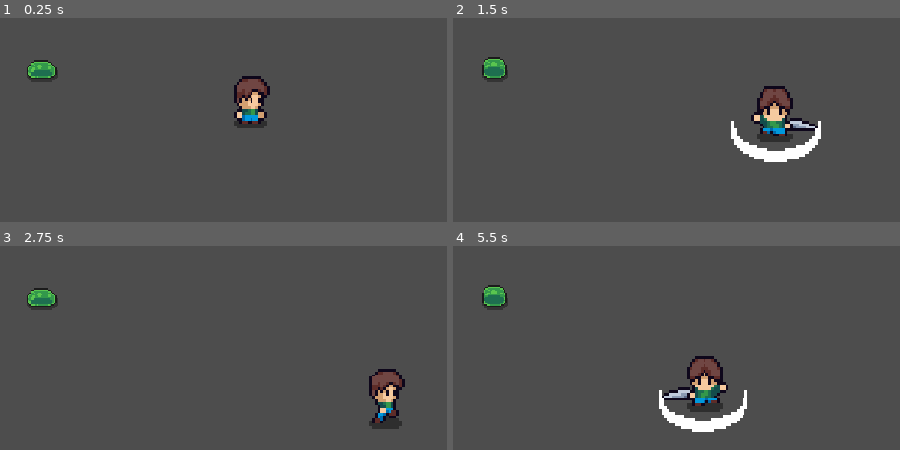
Above: before the commit, frames 1-4 (two rows, left to right).
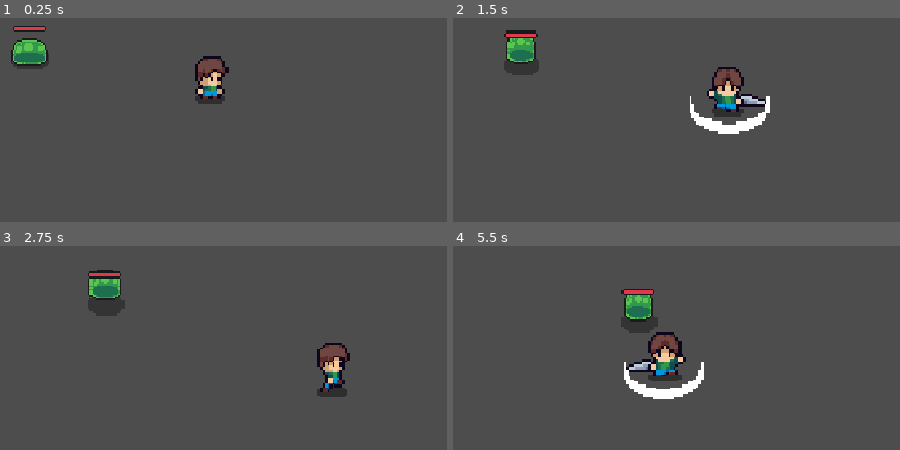
Above: after the commit, the same moments.

Repository: StupidCoders67/TopDownGameInGodot
Game: Godot game, scene res://Scenes/main.tscn
Same seed, same stepped clock (60 frames per second), same inputs: the game is played once before the commit and once after it.
Inputs (mouse positions are in pixels of both pictures, inside the frame that each line leads up to):
- Up to frame 1 (0.25 s): no input
- Up to frame 2 (1.5 s): tap Enter at 0.5 s; move the mouse to (882, 85) at 0.52 s; hold D (Right) 0.53-1.28 s; tap Space (attack) at 0.6, 1.35 s; click (882, 85) at 0.67 s; move the mouse to (542, 130) at 1.27 s; hold S (Down) from 1.28 s (still down)
- Up to frame 3 (2.75 s): move the mouse to (outside the picture) at 2.02 s; release S (Down) at 2.03 s; hold D (Right) from 2.03 s (still down); tap Alt at 2.1 s; tap Space (attack) at 2.3 s
- Up to frame 4 (5.5 s): move the mouse to (663, 425) at 2.77 s; release D (Right) at 2.78 s; hold W (Up) 2.78-3.53 s; tap Shift at 2.85 s; click (663, 425) at 2.92 s; tap Space (attack) at 3.05, 3.6, 4.35, 5.3 s; move the mouse to (outside the picture) at 3.52 s; hold A (Left) 3.53-5.03 s; move the mouse to (461, 268) at 4.27 s; move the mouse to (743, 335) at 5.02 s; hold S (Down) from 5.03 s (still down); tap Alt at 5.1 s; click (743, 335) at 5.17 s

The runs differ from the first frame. In frame 1, 4.9% of the frame differs, in the area x 2-61%, y 3-54%; in frame 2, 8.0%, in the area x 6-83%, y 5-71%; in frame 3, 5.5%; in frame 4, 7.9%.

Commit message:
enemy ai and enemy health bar

Diff:
--- /dev/null
+++ b/rpg/Scenes/Levels/level_1.tscn
@@ -0,0 +1,122 @@
+[gd_scene format=3 uid="uid://6vwnfld3rws2"]
+
+[ext_resource type="Texture2D" uid="uid://bq6iy8pli0ecu" path="res://Assets/Tiles/Path_Tile.png" id="1_jv26f"]
+[ext_resource type="Texture2D" uid="uid://dx023qxh6qtkn" path="res://Assets/Tiles/Grass_Middle.png" id="2_rb0md"]
+[ext_resource type="Texture2D" uid="uid://gvhiltxbeevp" path="res://Assets/Tiles/Cliff_Tile.png" id="3_u5ghp"]
+[ext_resource type="Texture2D" uid="uid://bdk3dqmksd0kf" path="res://Assets/Tiles/Water_Tile.png" id="4_hwvp3"]
+[ext_resource type="Texture2D" uid="uid://cbmrw0rg7e4t8" path="res://Assets/Tiles/Beach_Tile.png" id="5_afv7b"]
+[ext_resource type="Texture2D" uid="uid://crlrmcijdxbhw" path="res://Assets/Tiles/FarmLand_Tile.png" id="6_7r2dd"]
+[ext_resource type="Texture2D" uid="uid://ce2y2bgceiax1" path="res://Assets/Tiles/Path_Middle.png" id="7_k2mw1"]
+[ext_resource type="Texture2D" uid="uid://ubefpssw54ei" path="res://Assets/Tiles/Water_Middle.png" id="8_tjl6l"]
+
+[sub_resource type="TileSetAtlasSource" id="TileSetAtlasSource_s8n6i"]
+texture = ExtResource("1_jv26f")
+0:0/0 = 0
+1:0/0 = 0
+2:0/0 = 0
+0:1/0 = 0
+1:1/0 = 0
+2:1/0 = 0
+0:2/0 = 0
+1:2/0 = 0
+2:2/0 = 0
+0:3/0 = 0
+1:3/0 = 0
+0:4/0 = 0
+1:4/0 = 0
+0:5/0 = 0
+1:5/0 = 0
+2:5/0 = 0
+
+[sub_resource type="TileSetAtlasSource" id="TileSetAtlasSource_u3cef"]
+texture = ExtResource("2_rb0md")
+0:0/0 = 0
+
+[sub_resource type="TileSetAtlasSource" id="TileSetAtlasSource_afonl"]
+texture = ExtResource("3_u5ghp")
+0:0/0 = 0
+1:0/0 = 0
+2:0/0 = 0
+0:1/0 = 0
+1:1/0 = 0
+2:1/0 = 0
+0:2/0 = 0
+1:2/0 = 0
+2:2/0 = 0
+0:3/0 = 0
+1:3/0 = 0
+0:4/0 = 0
+1:4/0 = 0
+0:5/0 = 0
+1:5/0 = 0
+2:5/0 = 0
+
+[sub_resource type="TileSetAtlasSource" id="TileSetAtlasSource_muq71"]
+texture = ExtResource("4_hwvp3")
+0:0/0 = 0
+1:0/0 = 0
+2:0/0 = 0
+0:1/0 = 0
+1:1/0 = 0
+2:1/0 = 0
+0:2/0 = 0
+1:2/0 = 0
+2:2/0 = 0
+0:3/0 = 0
+1:3/0 = 0
+0:4/0 = 0
+1:4/0 = 0
+0:5/0 = 0
+1:5/0 = 0
+2:5/0 = 0
+
+[sub_resource type="TileSetAtlasSource" id="TileSetAtlasSource_7r1gl"]
+texture = ExtResource("5_afv7b")
+0:0/0 = 0
+1:0/0 = 0
+2:0/0 = 0
+3:0/0 = 0
+4:0/0 = 0
+0:1/0 = 0
+1:1/0 = 0
+2:1/0 = 0
+3:1/0 = 0
+4:1/0 = 0
+0:2/0 = 0
+1:2/0 = 0
+2:2/0 = 0
+
+[sub_resource type="TileSetAtlasSource" id="TileSetAtlasSource_5o85l"]
+texture = ExtResource("6_7r2dd")
+0:0/0 = 0
+1:0/0 = 0
+2:0/0 = 0
+0:1/0 = 0
+1:1/0 = 0
+2:1/0 = 0
+0:2/0 = 0
+1:2/0 = 0
+2:2/0 = 0
+
+[sub_resource type="TileSetAtlasSource" id="TileSetAtlasSource_aypfb"]
+texture = ExtResource("7_k2mw1")
+0:0/0 = 0
+
+[sub_resource type="TileSetAtlasSource" id="TileSetAtlasSource_k4fwu"]
+texture = ExtResource("8_tjl6l")
+0:0/0 = 0
+
+[sub_resource type="TileSet" id="TileSet_c81ii"]
+sources/0 = SubResource("TileSetAtlasSource_s8n6i")
+sources/1 = SubResource("TileSetAtlasSource_u3cef")
+sources/2 = SubResource("TileSetAtlasSource_afonl")
+sources/3 = SubResource("TileSetAtlasSource_muq71")
+sources/4 = SubResource("TileSetAtlasSource_7r1gl")
+sources/5 = SubResource("TileSetAtlasSource_5o85l")
+sources/6 = SubResource("TileSetAtlasSource_aypfb")
+sources/7 = SubResource("TileSetAtlasSource_k4fwu")
+
+[node name="LevelRoot" type="Node2D" unique_id=1579900564]
+
+[node name="TileMapLayer" type="TileMapLayer" parent="." unique_id=973301446]
+tile_set = SubResource("TileSet_c81ii")
--- /dev/null
+++ b/rpg/Scenes/Levels/level_root.tscn
@@ -0,0 +1,122 @@
+[gd_scene format=3 uid="uid://3dgwl0pvdi3g"]
+
+[ext_resource type="Texture2D" uid="uid://bq6iy8pli0ecu" path="res://Assets/Tiles/Path_Tile.png" id="1_uc1gv"]
+[ext_resource type="Texture2D" uid="uid://dx023qxh6qtkn" path="res://Assets/Tiles/Grass_Middle.png" id="2_mhjny"]
+[ext_resource type="Texture2D" uid="uid://gvhiltxbeevp" path="res://Assets/Tiles/Cliff_Tile.png" id="3_4fe0i"]
+[ext_resource type="Texture2D" uid="uid://bdk3dqmksd0kf" path="res://Assets/Tiles/Water_Tile.png" id="4_st2am"]
+[ext_resource type="Texture2D" uid="uid://cbmrw0rg7e4t8" path="res://Assets/Tiles/Beach_Tile.png" id="5_60d8f"]
+[ext_resource type="Texture2D" uid="uid://crlrmcijdxbhw" path="res://Assets/Tiles/FarmLand_Tile.png" id="6_ovidi"]
+[ext_resource type="Texture2D" uid="uid://ce2y2bgceiax1" path="res://Assets/Tiles/Path_Middle.png" id="7_r3lf4"]
+[ext_resource type="Texture2D" uid="uid://ubefpssw54ei" path="res://Assets/Tiles/Water_Middle.png" id="8_spcbt"]
+
+[sub_resource type="TileSetAtlasSource" id="TileSetAtlasSource_s8n6i"]
+texture = ExtResource("1_uc1gv")
+0:0/0 = 0
+1:0/0 = 0
+2:0/0 = 0
+0:1/0 = 0
+1:1/0 = 0
+2:1/0 = 0
+0:2/0 = 0
+1:2/0 = 0
+2:2/0 = 0
+0:3/0 = 0
+1:3/0 = 0
+0:4/0 = 0
+1:4/0 = 0
+0:5/0 = 0
+1:5/0 = 0
+2:5/0 = 0
+
+[sub_resource type="TileSetAtlasSource" id="TileSetAtlasSource_u3cef"]
+texture = ExtResource("2_mhjny")
+0:0/0 = 0
+
+[sub_resource type="TileSetAtlasSource" id="TileSetAtlasSource_afonl"]
+texture = ExtResource("3_4fe0i")
+0:0/0 = 0
+1:0/0 = 0
+2:0/0 = 0
+0:1/0 = 0
+1:1/0 = 0
+2:1/0 = 0
+0:2/0 = 0
+1:2/0 = 0
+2:2/0 = 0
+0:3/0 = 0
+1:3/0 = 0
+0:4/0 = 0
+1:4/0 = 0
+0:5/0 = 0
+1:5/0 = 0
+2:5/0 = 0
+
+[sub_resource type="TileSetAtlasSource" id="TileSetAtlasSource_muq71"]
+texture = ExtResource("4_st2am")
+0:0/0 = 0
+1:0/0 = 0
+2:0/0 = 0
+0:1/0 = 0
+1:1/0 = 0
+2:1/0 = 0
+0:2/0 = 0
+1:2/0 = 0
+2:2/0 = 0
+0:3/0 = 0
+1:3/0 = 0
+0:4/0 = 0
+1:4/0 = 0
+0:5/0 = 0
+1:5/0 = 0
+2:5/0 = 0
+
+[sub_resource type="TileSetAtlasSource" id="TileSetAtlasSource_7r1gl"]
+texture = ExtResource("5_60d8f")
+0:0/0 = 0
+1:0/0 = 0
+2:0/0 = 0
+3:0/0 = 0
+4:0/0 = 0
+0:1/0 = 0
+1:1/0 = 0
+2:1/0 = 0
+3:1/0 = 0
+4:1/0 = 0
+0:2/0 = 0
+1:2/0 = 0
+2:2/0 = 0
+
+[sub_resource type="TileSetAtlasSource" id="TileSetAtlasSource_5o85l"]
+texture = ExtResource("6_ovidi")
+0:0/0 = 0
+1:0/0 = 0
+2:0/0 = 0
+0:1/0 = 0
+1:1/0 = 0
+2:1/0 = 0
+0:2/0 = 0
+1:2/0 = 0
+2:2/0 = 0
+
+[sub_resource type="TileSetAtlasSource" id="TileSetAtlasSource_aypfb"]
+texture = ExtResource("7_r3lf4")
+0:0/0 = 0
+
+[sub_resource type="TileSetAtlasSource" id="TileSetAtlasSource_k4fwu"]
+texture = ExtResource("8_spcbt")
+0:0/0 = 0
+
+[sub_resource type="TileSet" id="TileSet_c81ii"]
+sources/0 = SubResource("TileSetAtlasSource_s8n6i")
+sources/1 = SubResource("TileSetAtlasSource_u3cef")
+sources/2 = SubResource("TileSetAtlasSource_afonl")
+sources/3 = SubResource("TileSetAtlasSource_muq71")
+sources/4 = SubResource("TileSetAtlasSource_7r1gl")
+sources/5 = SubResource("TileSetAtlasSource_5o85l")
+sources/6 = SubResource("TileSetAtlasSource_aypfb")
+sources/7 = SubResource("TileSetAtlasSource_k4fwu")
+
+[node name="LevelRoot" type="Node2D" unique_id=1579900564]
+
+[node name="TileMapLayer" type="TileMapLayer" parent="." unique_id=973301446]
+tile_set = SubResource("TileSet_c81ii")
--- /dev/null
+++ b/rpg/Scenes/health.tscn
@@ -0,0 +1,18 @@
+[gd_scene format=3 uid="uid://b2qgve0xooy7q"]
+
+[ext_resource type="Script" uid="uid://3r437eh71lqc" path="res://Scripts/health.gd" id="1_s36ud"]
+[ext_resource type="Texture2D" uid="uid://y44543bk6xxe" path="res://Assets/UI/LifeBarMiniUnder.png" id="2_jb86c"]
+[ext_resource type="Texture2D" uid="uid://ch7t7yu4csmou" path="res://Assets/UI/LifeBarMiniProgress.png" id="3_lk4se"]
+
+[node name="Health" type="Node2D" unique_id=585207855]
+script = ExtResource("1_s36ud")
+
+[node name="HealthUnder" type="Sprite2D" parent="." unique_id=1892938645]
+texture = ExtResource("2_jb86c")
+centered = false
+
+[node name="Health" type="Sprite2D" parent="." unique_id=2140208360]
+texture = ExtResource("3_lk4se")
+centered = false
+region_enabled = true
+region_rect = Rect2(0, 0, 18, 4)
--- a/rpg/Scenes/player.tscn
+++ b/rpg/Scenes/player.tscn
@@ -420,6 +420,9 @@
 "name": &"walk_up",
 "speed": 7.0
 }]
+
+[sub_resource type="RectangleShape2D" id="RectangleShape2D_vgqql"]
+size = Vector2(13, 10)
 
 [sub_resource type="RectangleShape2D" id="RectangleShape2D_6t5aa"]
 size = Vector2(15, 15)
@@ -432,14 +435,21 @@
 animation = &"attack_right"
 frame = 1
 
+[node name="CollisionShape2D" type="CollisionShape2D" parent="." unique_id=1853416852]
+position = Vector2(-0.5, 4)
+shape = SubResource("RectangleShape2D_vgqql")
+
 [node name="SwordSwing" type="AudioStreamPlayer2D" parent="." unique_id=1532481107]
 stream = ExtResource("3_6t5aa")
 pitch_scale = 3.0
 
 [node name="Hitbox" type="Area2D" parent="." unique_id=1062993740]
 position = Vector2(8.5, -0.5)
+collision_mask = 2
 
 [node name="CollisionShape2D" type="CollisionShape2D" parent="Hitbox" unique_id=571359063]
+position = Vector2(-1, 0)
 shape = SubResource("RectangleShape2D_6t5aa")
 
 [connection signal="animation_finished" from="AnimatedSprite2D" to="." method="_on_animated_sprite_2d_animation_finished"]
+[connection signal="body_entered" from="Hitbox" to="." method="_on_hitbox_body_entered"]
--- a/rpg/Scenes/slime.tscn
+++ b/rpg/Scenes/slime.tscn
@@ -1,8 +1,9 @@
 [gd_scene format=3 uid="uid://dwlxvcuhhgqw"]
 
 [ext_resource type="Texture2D" uid="uid://cd1xx53au6qdb" path="res://Assets/Enemies/Slime_Green.png" id="1_2d52u"]
-
-[sub_resource type="GDScript" id="GDScript_1vjne"]
+[ext_resource type="Script" uid="uid://duwixy007l78f" path="res://Scripts/slime.gd" id="1_swwnm"]
+[ext_resource type="AudioStream" uid="uid://8aes14akqjet" path="res://Assets/Audio/751338__qubodup__slime-attack-1.wav" id="3_aiwxb"]
+[ext_resource type="PackedScene" uid="uid://b2qgve0xooy7q" path="res://Scenes/health.tscn" id="4_paq7w"]
 
 [sub_resource type="AtlasTexture" id="AtlasTexture_f4si1"]
 atlas = ExtResource("1_2d52u")
@@ -165,15 +166,35 @@
 [sub_resource type="RectangleShape2D" id="RectangleShape2D_7unuw"]
 size = Vector2(18.5, 16.5)
 
+[sub_resource type="CircleShape2D" id="CircleShape2D_c81ii"]
+radius = 150.0
+
 [node name="Slime" type="CharacterBody2D" unique_id=52502482]
-scale = Vector2(2, 2)
-script = SubResource("GDScript_1vjne")
+scale = Vector2(3, 3)
+collision_layer = 2
+collision_mask = 0
+script = ExtResource("1_swwnm")
 
 [node name="AnimatedSprite2D" type="AnimatedSprite2D" parent="." unique_id=1153632614]
 sprite_frames = SubResource("SpriteFrames_2d52u")
-animation = &"idle"
+animation = &"Death"
 autoplay = "idle"
 
 [node name="CollisionShape2D" type="CollisionShape2D" parent="." unique_id=5235811]
 position = Vector2(0.25, -0.25)
 shape = SubResource("RectangleShape2D_7unuw")
+
+[node name="Sight" type="Area2D" parent="." unique_id=1632378749]
+
+[node name="CollisionShape2D" type="CollisionShape2D" parent="Sight" unique_id=498231580]
+shape = SubResource("CircleShape2D_c81ii")
+
+[node name="Take damage" type="AudioStreamPlayer2D" parent="." unique_id=837087301]
+stream = ExtResource("3_aiwxb")
+pitch_scale = 0.75
+
+[node name="Health" parent="." unique_id=585207855 instance=ExtResource("4_paq7w")]
+position = Vector2(-9, -13.666667)
+
+[connection signal="body_entered" from="Sight" to="." method="_on_sight_body_entered"]
+[connection signal="body_exited" from="Sight" to="." method="_on_sight_body_exited"]
--- /dev/null
+++ b/rpg/Scripts/health.gd
@@ -0,0 +1,12 @@
+extends Node2D
+
+@onready var health: Sprite2D = $Health
+@onready var slime: CharacterBody2D = $".."
+
+
+
+func _process(delta: float) -> void:
+	var healthbar=slime.health
+	print(healthbar)
+	var healthbar_percentage= (18*healthbar)/100
+	health.region_rect.size.x = healthbar_percentage
--- a/rpg/Scripts/player.gd
+++ b/rpg/Scripts/player.gd
@@ -6,6 +6,7 @@
 var last_direction: Vector2 = Vector2.RIGHT
 var is_attacking: bool = false
 var hitbox_offset: Vector2
+var strength: int = 20
 
 const SPEED = 300.0
 
@@ -13,6 +14,8 @@
 	hitbox_offset = hitbox.position
 
 func _physics_process(delta: float) -> void:
+	#Hitbox Monitering's disablement
+	hitbox.monitoring = false
 	if Input.is_action_just_pressed("attack") and not is_attacking:
 		attack()
 	if is_attacking:
@@ -54,6 +57,7 @@
 #--------------------------------------------------------------------------------
 func attack() -> void:
 	is_attacking = true
+	hitbox.monitoring = true
 	sword_swing.play()
 	player_animation("attack", last_direction)
 
@@ -75,3 +79,9 @@
 			hitbox.position = Vector2(y, -x)
 		Vector2.DOWN:
 			hitbox.position = Vector2(-y, x)
+
+
+func _on_hitbox_body_entered(body: Node2D) -> void:
+	if is_attacking and body.name.begins_with("Slime"):
+		print("hit")
+		body.take_damage(strength, position)
--- /dev/null
+++ b/rpg/Scripts/slime.gd
@@ -0,0 +1,57 @@
+extends CharacterBody2D
+@onready var animated_sprite_2d: AnimatedSprite2D = $AnimatedSprite2D
+@onready var take_damage_sound: AudioStreamPlayer2D = $"Take damage"
+
+const SPEED: int = 50.0
+const KNOCKBACK_FORCE: int = 100
+var target = null
+var health: int = 100
+var is_alive: bool = true
+
+func _physics_process(delta: float) -> void:
+	if target and is_alive:
+		_attack(delta)
+	move_and_slide()
+
+func _attack(delta: float) -> void:
+	var direction = (target.position - position).normalized()
+	position += direction * SPEED * delta
+	animated_sprite_2d.play("attack")
+
+func take_damage(damage: int, attacker_position: Vector2) -> void:
+	health -= damage
+	print(health)
+	if health <= 0:
+		_die()
+	else:
+		take_damage_sound.play()
+		#KnockBack
+		var knockback_direction = (position - attacker_position).normalized()
+		var target_position = position + knockback_direction * KNOCKBACK_FORCE
+
+		var tween = create_tween()
+		tween.set_ease(Tween.EASE_OUT)
+		tween.set_trans(Tween.TRANS_CUBIC)
+		tween.tween_property(self,'position', target_position, 0.5)
+
+func _die() -> void:
+	is_alive = false
+	animated_sprite_2d.play('Death')
+	take_damage_sound.pitch_scale = 0.5
+	take_damage_sound.play()
+	await get_tree().create_timer(0.5).timeout
+	var tween= create_tween()
+	tween.tween_property(self, 'modulate:a', 0.0, 1.0)
+	await get_tree().create_timer(1).timeout
+	queue_free()
+
+func _on_sight_body_entered(body: Node2D) -> void:
+	if body.name =='Player':
+		print("player detected")
+		target = body
+
+
+func _on_sight_body_exited(body: Node2D) -> void:
+	if body.name == 'Player':
+		target = null
+		animated_sprite_2d.play("idle")
--- a/rpg/project.godot
+++ b/rpg/project.godot
@@ -19,6 +19,8 @@
 
 [display]
 
+window/size/viewport_width=1280
+window/size/viewport_height=720
 window/stretch/mode="canvas_items"
 window/stretch/aspect="expand"
 
Not shown, added: rpg/Assets/Audio/751338__qubodup__slime-attack-1.wav.import
Binary file added: rpg/Assets/UI/LifeBarMiniProgress.png
Not shown, added: rpg/Assets/UI/LifeBarMiniProgress.png.import
Binary file added: rpg/Assets/UI/LifeBarMiniUnder.png
Not shown, added: rpg/Assets/UI/LifeBarMiniUnder.png.import
Not shown, added: rpg/Scripts/health.gd.uid
Not shown, added: rpg/Scripts/slime.gd.uid
Not shown, added: rpg/Assets/Audio/751338__qubodup__slime-attack-1.flac
Not shown, added: rpg/Assets/Audio/751338__qubodup__slime-attack-1.wav
